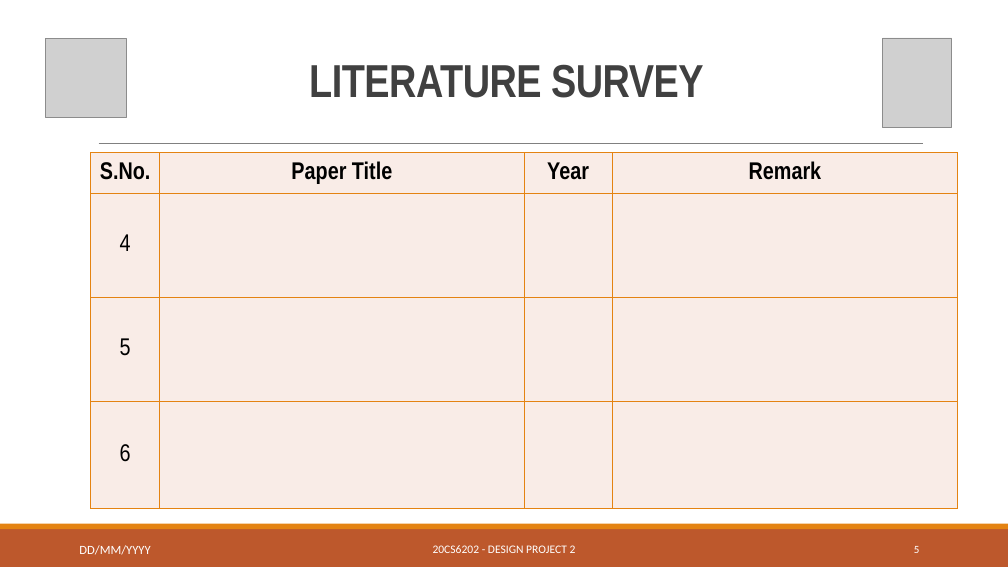
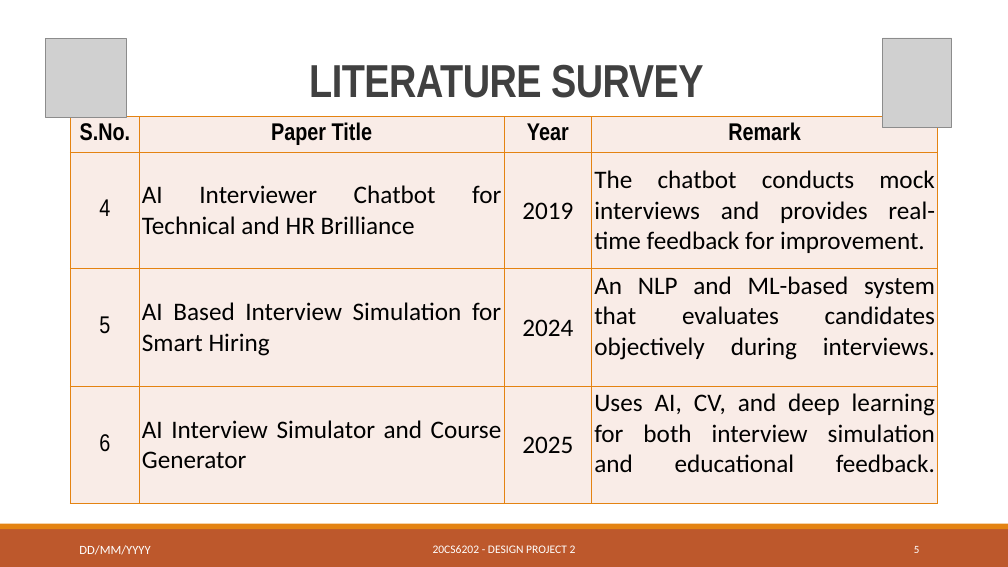
Before and after one commit to hariharan1009/Design_Project_2, a slide deck: slide 5 of SEM_PPT.pptx. Drawn at 1008x567 pixels with LibreOffice and Linux fonts; fonts in the diff are those of the drawing; grey boxes stand for pictures. Boxes give left, top, right and bottom in pixels: in the first picture for what was removed or moved away, otherwise in the second. Text is boxed around its words. In the diff, an @@ line names an element or a change of style, - is before the commit and + after.

```diff
--- a/SEM_PPT.pptx
+++ b/SEM_PPT.pptx
@@ table at bbox=[70, 117, 937, 513] @@
-row 2: 4 |  |  | 
+row 2: 4 | AI Interviewer Chatbot for Technical and HR Brilliance | 2019 | The chatbot conducts mock interviews and provides real-time feedback for improvement.
-row 3: 5 |  |  | 
+row 3: 5 | AI Based Interview Simulation for Smart Hiring | 2024 | An NLP and ML-based system that evaluates candidates objectively during interviews.
-row 4: 6 |  |  | 
+row 4: 6 | AI Interview Simulator and Course Generator | 2025 | Uses AI, CV, and deep learning for both interview simulation and educational feedback.
@@ table: place and size @@
-table at bbox=[91, 153, 957, 509]
+table at bbox=[70, 117, 937, 513]
```
Also in this commit, not shown: 2 other slides changed.
